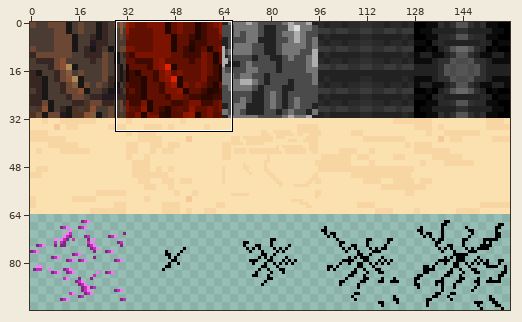
Sprite sheet, stored at FixCraft/Assets/Resources/BKGSSxcf.png. Above: a wide view before the commit, with the close-up outlined.
Close-up. As it was:
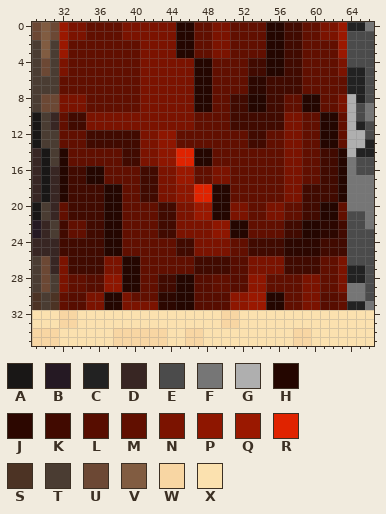
The file is 160x96 pixels. Pixels under 10% opacity are left out. Colours within 5 levels of each other are drawn and written as one. Shown: x 29..66, y 0..35.
Palette (. is transparent): A #191716  B #251923  C #222222  D #382623  E #4b4b4b  F #767676  G #afafaf  H #240600  J #2c0700  K #410a00  L #570d00  M #610f00  N #7b1300  P #8e1600  Q #9a1800  R #e02300  S #4c3324  T #4a3c32  U #6c4834  V #815c41  W #f8d6a3  X #fbe1af
And afterwards:
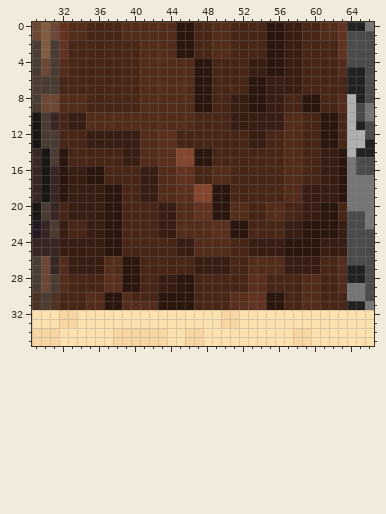
Commit message: Update BKGSSxcf.png Fixed Clay Color.
Changes in this commit:
Colour H changes from #240600 to #2b160e.
Colour K changes from #410a00 to #381d12.
Colour M changes from #610f00 to #472517.
Colour N changes from #7b1300 to #532c1b.
Colour P changes from #8e1600 to #5c301e.
Colour Q changes from #9a1800 to #623320.
Colour R changes from #e02300 to #83452b.
Colour J gives way to colour H in rows 6 to 7 at x 53 to 54; in rows 22 to 23 at x 61 to 62; in rows 24 to 25 at x 57 to 60; in rows 30 to 31 at x 43 to 44.
Colour L gives way to colour M in rows 26 to 27 at x 51 to 52; in rows 28 to 29 at x 35 to 36, 47 to 48 and 51 to 52; in rows 30 to 31 at x 33 to 34, 47 to 50 and 61 to 62.
Pixel boxes of the changes (left, top, right, bottom) in both close-ups:
changed: (59, 22, 347, 310)
